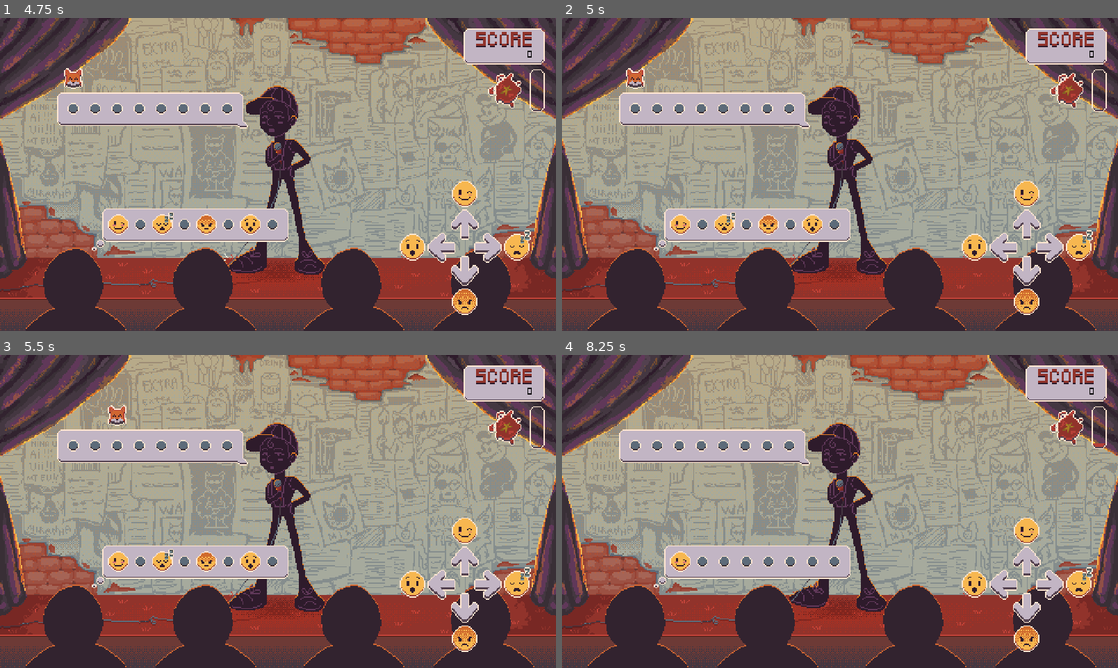
Above: before the commit, frames 1-4 (two rows, left to right).
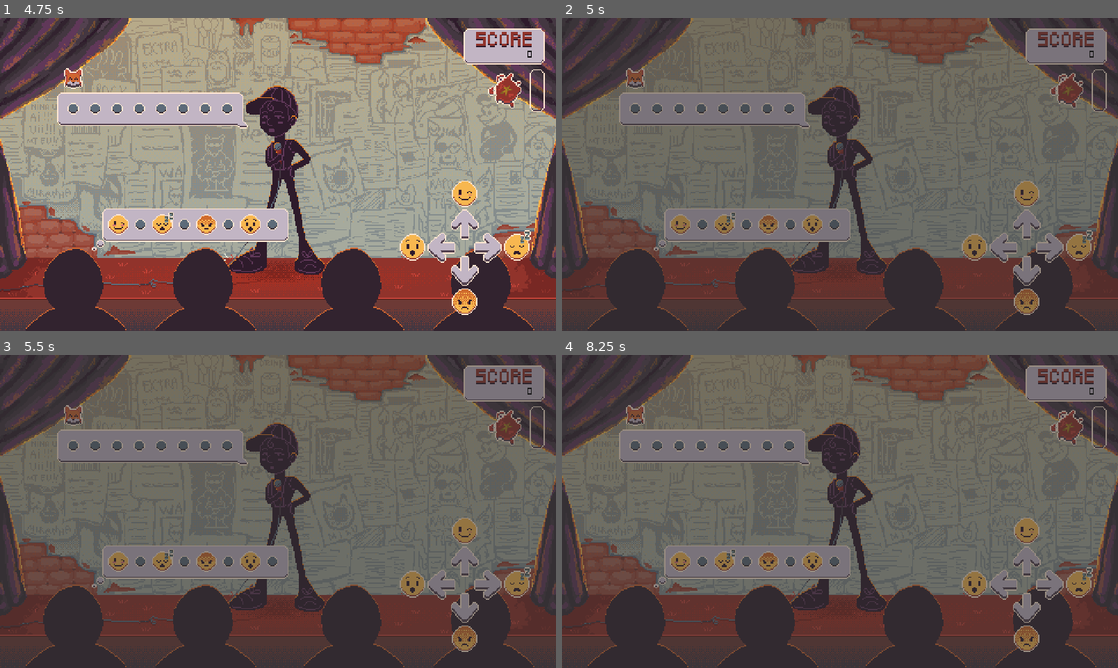
Above: after the commit, the same moments.

Repository: gdp-ufrj/raposo-standup
Game: Godot game, scene res://Scenes/main_menu.tscn
Same seed, same stepped clock (60 frames per second), same inputs: the game is played once before the commit and once after it.
Inputs (mouse positions are in pixels of both pictures, inside the frame that each line leads up to):
- Up to frame 1 (4.75 s): click (150, 171) at 0.5 s; tap Enter at 1.25 s; move the mouse to (400, 158) at 1.27 s; hold Right (RightEmoji) 1.28-2.03 s; tap Space (Confirm) every 0.75 s from 1.35 to 4.35 s; move the mouse to (166, 190) at 2.02 s; hold Down (DownEmoji) 2.03-2.78 s; move the mouse to (333, 105) at 2.77 s; hold Right (RightEmoji) 2.78-3.53 s; move the mouse to (250, 237) at 3.52 s; hold Up (UpEmoji) 3.53-4.28 s; move the mouse to (444, 221) at 4.27 s; hold Left (LeftEmoji) from 4.28 s (still down)
- Up to frame 2 (5 s): keep holding Left (LeftEmoji); tap Escape (ui_cancel) at 4.9 s
- Up to frame 3 (5.5 s): keep holding Left (LeftEmoji); move the mouse to (111, 464) at 5.02 s; tap Space (Confirm) at 5.1 s
- Up to frame 4 (8.25 s): move the mouse to (867, 511) at 5.77 s; release Left (LeftEmoji) at 5.78 s; hold Down (DownEmoji) 5.78-6.53 s; tap Space (Confirm) every 0.75 s from 5.85 to 8.1 s; move the mouse to (756, 433) at 6.52 s; hold Right (RightEmoji) 6.53-7.28 s; move the mouse to (962, 495) at 7.27 s; hold Up (UpEmoji) 7.28-8.03 s; move the mouse to (728, 527) at 8.02 s; hold Right (RightEmoji) from 8.03 s (still down)

Frame 1 is identical in both runs. In frame 2, 77% of the frame differs, in the area x 0-100%, y 0-100%; in frame 3, 77%; in frame 4, 77%.

Commit message:
Pausar jogo

Diff:
--- a/Scenes/gameplay.tscn
+++ b/Scenes/gameplay.tscn
@@ -1,6 +1,7 @@
-[gd_scene load_steps=53 format=3 uid="uid://0qdt2th35cx5"]
+[gd_scene load_steps=55 format=3 uid="uid://0qdt2th35cx5"]
 
 [ext_resource type="Texture2D" uid="uid://btq13nevp1jpf" path="res://Assets/Visual/Player/corpo-Sheet.png" id="1_qckxp"]
+[ext_resource type="Script" path="res://Scripts/gameplay.gd" id="1_ypioa"]
 [ext_resource type="Script" path="res://Scripts/InputControl.gd" id="2_vo60r"]
 [ext_resource type="Texture2D" uid="uid://dg72wonvxhl7g" path="res://Assets/Visual/Player/expressoes-Sheet.png" id="3_rnfnp"]
 [ext_resource type="Texture2D" uid="uid://crqjhk8bxetsb" path="res://Assets/Visual/HUD/Bubbles/baloes-de-fala-principal.png" id="4_2ni4t"]
@@ -9,20 +10,21 @@
 [ext_resource type="Script" path="res://Scripts/Face.gd" id="4_ly0an"]
 [ext_resource type="PackedScene" uid="uid://cuv3fax2qw7x1" path="res://Scenes/gui.tscn" id="5_r6kmo"]
 [ext_resource type="Texture2D" uid="uid://bqhagscsqbmfo" path="res://Assets/Visual/Background/Gameplay/cenariov2.png" id="6_7yq4q"]
-[ext_resource type="Texture2D" uid="uid://cjcukcrl3a008" path="res://Assets/Visual/HUD/Emojis/emojos-mini-Sheet.png" id="6_x1frl"]
-[ext_resource type="Texture2D" uid="uid://b5tlffu2dts4q" path="res://Assets/Visual/HUD/Emojis/emojos-mini-inverso-Sheet.png" id="7_5okgi"]
+[ext_resource type="Texture2D" uid="uid://cjcukcrl3a008" path="res://Assets/Visual/HUD/emojis/emojos-mini-Sheet.png" id="6_x1frl"]
+[ext_resource type="Texture2D" uid="uid://b5tlffu2dts4q" path="res://Assets/Visual/HUD/emojis/emojos-mini-inverso-Sheet.png" id="7_5okgi"]
 [ext_resource type="Texture2D" uid="uid://drxfjoid8pypg" path="res://Assets/Visual/Background/Gameplay/plateia.png" id="10_tvaaw"]
 [ext_resource type="Texture2D" uid="uid://dbqu5p18lw3bh" path="res://Assets/Visual/HUD/Bubbles/baloes-de-pensamento-plateia.png" id="11_xrx2p"]
 [ext_resource type="Texture2D" uid="uid://yxsvp5gqj2um" path="res://Assets/Visual/HUD/Bubbles/baloes-de-PENSAMENTO-plateia-distinto.png" id="12_ccl36"]
-[ext_resource type="Texture2D" uid="uid://y8i6qtdlv2ai" path="res://Assets/Visual/HUD/Emojis/compasso-raposo.png" id="14_mpnjq"]
+[ext_resource type="Texture2D" uid="uid://y8i6qtdlv2ai" path="res://Assets/Visual/HUD/emojis/compasso-raposo.png" id="14_mpnjq"]
 [ext_resource type="Script" path="res://Scripts/Audios.gd" id="15_eju4f"]
 [ext_resource type="AudioStream" uid="uid://bf8pvtkj1wlhp" path="res://Assets/Audio/SFX/palma.mp3" id="15_l0t1s"]
 [ext_resource type="AudioStream" uid="uid://dsqw75w31a6yp" path="res://Assets/Audio/SFX/explosao_generica.mp3" id="18_233go"]
 [ext_resource type="AudioStream" uid="uid://djgl1ub0hf4n" path="res://Assets/Audio/SFX/risadas.mp3" id="19_4aepu"]
-[ext_resource type="Texture2D" uid="uid://bde3b85a7dto" path="res://Assets/Visual/HUD/Gameover/morte.png" id="19_vryei"]
+[ext_resource type="Texture2D" uid="uid://bde3b85a7dto" path="res://Assets/Visual/HUD/gameover/morte.png" id="19_vryei"]
 [ext_resource type="AudioStream" uid="uid://f0noe4ls6b8d" path="res://Assets/Audio/SFX/vaia.mp3" id="20_74lde"]
 [ext_resource type="AudioStream" uid="uid://drwiel3nurvgc" path="res://Assets/Audio/SFX/cricket.mp3" id="21_cxxpw"]
 [ext_resource type="Script" path="res://Scripts/Tutorial.gd" id="22_yj4up"]
+[ext_resource type="Script" path="res://Scripts/game_over.gd" id="24_se2xp"]
 
 [sub_resource type="AtlasTexture" id="AtlasTexture_umpqp"]
 atlas = ExtResource("1_qckxp")
@@ -276,8 +278,11 @@
 }
 
 [node name="Gameplay" type="Node2D"]
-
-[node name="Player" type="AnimatedSprite2D" parent="."]
+process_mode = 3
+script = ExtResource("1_ypioa")
+
+[node name="Player" type="AnimatedSprite2D" parent="." groups=["Pausable"]]
+process_mode = 1
 position = Vector2(240, 135)
 sprite_frames = SubResource("SpriteFrames_h34ev")
 frame_progress = 0.098008
@@ -289,7 +294,8 @@
 animation = &"Happy"
 script = ExtResource("4_ly0an")
 
-[node name="Bubble" type="AnimatedSprite2D" parent="." node_paths=PackedStringArray("timer", "music", "game_over_panel")]
+[node name="Bubble" type="AnimatedSprite2D" parent="." node_paths=PackedStringArray("timer", "music", "game_over_panel") groups=["Pausable"]]
+process_mode = 1
 position = Vector2(240, 135)
 sprite_frames = SubResource("SpriteFrames_jcn8c")
 script = ExtResource("4_d0jyi")
@@ -340,9 +346,9 @@
 position = Vector2(-44, -57)
 sprite_frames = SubResource("SpriteFrames_sx5t2")
 
-[node name="GUI" parent="." instance=ExtResource("5_r6kmo")]
-
-[node name="BackGround" type="Sprite2D" parent="."]
+[node name="GUI" parent="." groups=["Pausable"] instance=ExtResource("5_r6kmo")]
+
+[node name="BackGround" type="Sprite2D" parent="." groups=["Pausable"]]
 z_index = -1
 position = Vector2(240, 135)
 texture = ExtResource("6_7yq4q")
@@ -352,7 +358,8 @@
 z_index = 1
 texture = ExtResource("10_tvaaw")
 
-[node name="Bubble Audience" type="AnimatedSprite2D" parent="."]
+[node name="Bubble Audience" type="AnimatedSprite2D" parent="." groups=["Pausable"]]
+process_mode = 1
 position = Vector2(240, 135)
 sprite_frames = SubResource("SpriteFrames_t04yn")
 metadata/_edit_lock_ = true
@@ -400,7 +407,8 @@
 position = Vector2(-44, -57)
 sprite_frames = SubResource("SpriteFrames_sx5t2")
 
-[node name="Time Indicator" type="Path2D" parent="."]
+[node name="Time Indicator" type="Path2D" parent="." groups=["Pausable"]]
+process_mode = 1
 curve = SubResource("Curve2D_27a04")
 
 [node name="PathFollow2D" type="PathFollow2D" parent="Time Indicator"]
@@ -411,7 +419,8 @@
 sprite_frames = SubResource("SpriteFrames_po63m")
 frame = 1
 
-[node name="Audios" type="Node2D" parent="." node_paths=PackedStringArray("music", "timer")]
+[node name="Audios" type="Node2D" parent="." node_paths=PackedStringArray("music", "timer") groups=["Pausable"]]
+process_mode = 1
 script = ExtResource("15_eju4f")
 music = NodePath("Music")
 timer = NodePath("Timer")
@@ -442,12 +451,13 @@
 stream = ExtResource("21_cxxpw")
 bus = &"SFX"
 
-[node name="GameOver" type="Sprite2D" parent="."]
+[node name="GameOver" type="Sprite2D" parent="." groups=["Pausable"]]
 visible = false
 z_index = 1
 position = Vector2(240, 136)
 rotation = 6.28319
 texture = ExtResource("19_vryei")
+script = ExtResource("24_se2xp")
 
 [node name="AnimationPlayer" type="AnimationPlayer" parent="GameOver"]
 libraries = {
@@ -457,7 +467,8 @@
 [node name="TransitionTimer" type="Timer" parent="GameOver"]
 wait_time = 2.0
 
-[node name="Tutorial" type="Node" parent="."]
+[node name="Tutorial" type="Node" parent="." groups=["Pausable"]]
+process_mode = 1
 script = ExtResource("22_yj4up")
 
 [node name="Timer" type="Timer" parent="Tutorial"]
@@ -471,6 +482,7 @@
 [connection signal="play_music" from="Bubble" to="Audios" method="_on_bubble_play_music"]
 [connection signal="score_increased" from="Bubble" to="GUI" method="_on_bubble_score_increased"]
 [connection signal="stop_music" from="Bubble" to="Audios" method="_on_bubble_stop_music"]
+[connection signal="player_lost" from="GUI" to="." method="_on_gui_player_lost"]
 [connection signal="player_lost" from="GUI" to="Bubble" method="_on_gui_player_lost"]
 [connection signal="timeout" from="Audios/Timer" to="Bubble" method="_on_timer_timeout"]
 [connection signal="timeout" from="GameOver/TransitionTimer" to="Bubble" method="_on_transition_timer_timeout"]
--- a/Scenes/gui.tscn
+++ b/Scenes/gui.tscn
@@ -2,11 +2,11 @@
 
 [ext_resource type="Script" path="res://Scripts/Gui.gd" id="1_lbuu0"]
 [ext_resource type="FontFile" uid="uid://buwkc6nlcdvoa" path="res://Assets/Fonts/Pixeled.ttf" id="2_av3g8"]
-[ext_resource type="Texture2D" uid="uid://dmocqb1cmgwto" path="res://Assets/Visual/HUD/Emojis/roda-de-input1.png" id="2_ctaes"]
-[ext_resource type="Texture2D" uid="uid://dph7aukf55k82" path="res://Assets/Visual/HUD/Vacilômetro/vacilometro-tomate.png" id="2_hmkxe"]
-[ext_resource type="Texture2D" uid="uid://c6mywrjgmqbwq" path="res://Assets/Visual/HUD/Score/SCORE.png" id="3_c237f"]
-[ext_resource type="Texture2D" uid="uid://bdd8yolvx7k5r" path="res://Assets/Visual/HUD/Vacilômetro/vacilometro-over.png" id="3_oqnsn"]
-[ext_resource type="Texture2D" uid="uid://bcut13e5fd8ds" path="res://Assets/Visual/HUD/Vacilômetro/vacilometro-progress.png" id="4_i2e8h"]
+[ext_resource type="Texture2D" uid="uid://dmocqb1cmgwto" path="res://Assets/Visual/HUD/emojis/roda-de-input1.png" id="2_ctaes"]
+[ext_resource type="Texture2D" uid="uid://dph7aukf55k82" path="res://Assets/Visual/HUD/vacilômetro/vacilometro-tomate.png" id="2_hmkxe"]
+[ext_resource type="Texture2D" uid="uid://c6mywrjgmqbwq" path="res://Assets/Visual/HUD/score/SCORE.png" id="3_c237f"]
+[ext_resource type="Texture2D" uid="uid://bdd8yolvx7k5r" path="res://Assets/Visual/HUD/vacilômetro/vacilometro-over.png" id="3_oqnsn"]
+[ext_resource type="Texture2D" uid="uid://bcut13e5fd8ds" path="res://Assets/Visual/HUD/vacilômetro/vacilometro-progress.png" id="4_i2e8h"]
 
 [sub_resource type="Theme" id="Theme_yntkg"]
 default_font = ExtResource("2_av3g8")
@@ -18,7 +18,7 @@
 
 [node name="GUI" type="CanvasLayer" node_paths=PackedStringArray("score_label", "misses_bar")]
 script = ExtResource("1_lbuu0")
-diff_array = [100, 250, 500]
+diff_array = Array[int]([100, 250, 500])
 score_label = NodePath("Control/ReferenceRect/MarginContainer/VBoxContainer/ScoreContainer/TextureRect/ScoreValue")
 misses_bar = NodePath("Control/ReferenceRect/MarginContainer/VBoxContainer/LifeContainer/TextureProgressBar")
 
@@ -95,3 +95,12 @@
 offset_right = 480.0
 offset_bottom = 270.0
 texture = ExtResource("2_ctaes")
+
+[node name="PausedMask" type="ColorRect" parent="Control"]
+layout_mode = 1
+anchors_preset = 15
+anchor_right = 1.0
+anchor_bottom = 1.0
+grow_horizontal = 2
+grow_vertical = 2
+color = Color(0.196078, 0.196078, 0.196078, 0.501961)
--- a/Scripts/Gui.gd
+++ b/Scripts/Gui.gd
@@ -8,8 +8,11 @@
 @export var max_misses : int = 40
 @export var misses_bar : TextureProgressBar
 
+@onready var paused_mask : = $Control/PausedMask
+
 func _ready():
 	misses_bar.max_value = max_misses
+	paused_mask.visible = false
 	update_label()
 
 
@@ -37,3 +40,7 @@
 func game_over():
 	PlayerScore.update_high_score()
 	player_lost.emit()
+
+
+func on_pause(is_paused : bool) -> void :
+	paused_mask.visible = is_paused
--- /dev/null
+++ b/Scripts/gameplay.gd
@@ -0,0 +1,19 @@
+extends Node2D
+
+@onready var gui : = $GUI
+
+var is_over : = false
+var is_paused : = false
+
+func _process(delta: float) -> void:
+	if Input.is_action_just_pressed("ui_cancel"):
+		if is_over: return
+		pause()
+
+func pause() -> void:
+	is_paused = !is_paused
+	get_tree().paused = is_paused
+	gui.on_pause(is_paused)
+
+func _on_gui_player_lost() -> void:
+	is_over = true
--- a/Scripts/score_screen.gd
+++ b/Scripts/score_screen.gd
@@ -4,6 +4,7 @@
 @export var high_score_label : Label
 
 func _ready():
+	get_tree().paused = false
 	final_score_label.text = str(PlayerScore.run_score)
 	high_score_label.text = str(PlayerScore.high_score)
 
--- a/project.godot
+++ b/project.godot
@@ -12,7 +12,7 @@
 
 config/name="Standup Raposo"
 run/main_scene="res://Scenes/main_menu.tscn"
-config/features=PackedStringArray("4.2", "Forward Plus")
+config/features=PackedStringArray("4.3", "Forward Plus")
 config/icon="res://Assets/icon.svg"
 
 [autoload]
@@ -35,15 +35,15 @@
 
 ui_accept={
 "deadzone": 0.5,
-"events": [Object(InputEventKey,"resource_local_to_scene":fa …(174 unchanged characters)… l_keycode":0,"key_label":0,"unicode":0,"echo":false,"script":null)
-, Object(InputEventKey,"resource_local_to_scene":false,"reso …(165 unchanged characters)… l_keycode":0,"key_label":0,"unicode":0,"echo":false,"script":null)
-, Object(InputEventKey,"resource_local_to_scene":false,"resource_name":"","device":0,"window_id":0,"alt_pressed":false,"shift_pressed":false,"ctrl_pressed":false,"meta_pressed":false,"pressed":false,"keycode":32,"physical_keycode":0,"key_label":0,"unicode":32,"echo":false,"script":null)
+"events": [Object(InputEventKey,"resource_local_to_scene":fa …(174 unchanged characters)… l_keycode":0,"key_label":0,"unicode":0,"location":0,"echo":false,"script":null)
+, Object(InputEventKey,"resource_local_to_scene":false,"reso …(165 unchanged characters)… l_keycode":0,"key_label":0,"unicode":0,"location":0,"echo":false,"script":null)
+, Object(InputEventKey,"resource_local_to_scene":false,"resource_name":"","device":0,"window_id":0,"alt_pressed":false,"shift_pressed":false,"ctrl_pressed":false,"meta_pressed":false,"pressed":false,"keycode":32,"physical_keycode":0,"key_label":0,"unicode":32,"location":0,"echo":false,"script":null)
 , Object(InputEventJoypadButton,"resource_local_to_scene":false,"resource_name":"","device":0,"button_index":0,"pressure":0.0,"pressed":false,"script":null)
 ]
 }
 UpEmoji={
 "deadzone": 0.5,
-"events": [Object(InputEventKey,"resource_local_to_scene":fa …(174 unchanged characters)… ode":4194320,"key_label":0,"unicode":0,"echo":false,"script":null)
+"events": [Object(InputEventKey,"resource_local_to_scene":fa …(174 unchanged characters)… ode":4194320,"key_label":0,"unicode":0,"location":0,"echo":false,"script":null)
 , Object(InputEventJoypadButton,"resource_local_to_scene":false,"resource_name":"","device":-1,"button_index":3,"pressure":0.0,"pressed":false,"script":null)
 , Object(InputEventJoypadButton,"resource_local_to_scene":false,"resource_name":"","device":-1,"button_index":11,"pressure":0.0,"pressed":false,"script":null)
 , Object(InputEventJoypadMotion,"resource_local_to_scene":false,"resource_name":"","device":-1,"axis":1,"axis_value":-1.0,"script":null)
@@ -51,7 +51,7 @@
 }
 DownEmoji={
 "deadzone": 0.5,
-"events": [Object(InputEventKey,"resource_local_to_scene":fa …(174 unchanged characters)… ode":4194322,"key_label":0,"unicode":0,"echo":false,"script":null)
+"events": [Object(InputEventKey,"resource_local_to_scene":fa …(174 unchanged characters)… ode":4194322,"key_label":0,"unicode":0,"location":0,"echo":false,"script":null)
 , Object(InputEventJoypadButton,"resource_local_to_scene":false,"resource_name":"","device":-1,"button_index":0,"pressure":0.0,"pressed":false,"script":null)
 , Object(InputEventJoypadButton,"resource_local_to_scene":false,"resource_name":"","device":-1,"button_index":12,"pressure":0.0,"pressed":true,"script":null)
 , Object(InputEventJoypadMotion,"resource_local_to_scene":false,"resource_name":"","device":-1,"axis":1,"axis_value":1.0,"script":null)
@@ -59,7 +59,7 @@
 }
 RightEmoji={
 "deadzone": 0.5,
-"events": [Object(InputEventKey,"resource_local_to_scene":fa …(174 unchanged characters)… ode":4194321,"key_label":0,"unicode":0,"echo":false,"script":null)
+"events": [Object(InputEventKey,"resource_local_to_scene":fa …(174 unchanged characters)… ode":4194321,"key_label":0,"unicode":0,"location":0,"echo":false,"script":null)
 , Object(InputEventJoypadButton,"resource_local_to_scene":false,"resource_name":"","device":-1,"button_index":1,"pressure":0.0,"pressed":false,"script":null)
 , Object(InputEventJoypadButton,"resource_local_to_scene":false,"resource_name":"","device":-1,"button_index":14,"pressure":0.0,"pressed":true,"script":null)
 , Object(InputEventJoypadMotion,"resource_local_to_scene":false,"resource_name":"","device":-1,"axis":0,"axis_value":1.0,"script":null)
@@ -67,7 +67,7 @@
 }
 LeftEmoji={
 "deadzone": 0.5,
-"events": [Object(InputEventKey,"resource_local_to_scene":fa …(174 unchanged characters)… ode":4194319,"key_label":0,"unicode":0,"echo":false,"script":null)
+"events": [Object(InputEventKey,"resource_local_to_scene":fa …(174 unchanged characters)… ode":4194319,"key_label":0,"unicode":0,"location":0,"echo":false,"script":null)
 , Object(InputEventJoypadButton,"resource_local_to_scene":false,"resource_name":"","device":-1,"button_index":2,"pressure":0.0,"pressed":false,"script":null)
 , Object(InputEventJoypadButton,"resource_local_to_scene":false,"resource_name":"","device":-1,"button_index":13,"pressure":0.0,"pressed":true,"script":null)
 , Object(InputEventJoypadMotion,"resource_local_to_scene":false,"resource_name":"","device":-1,"axis":0,"axis_value":-1.0,"script":null)
@@ -75,10 +75,10 @@
 }
 Confirm={
 "deadzone": 0.5,
-"events": [Object(InputEventKey,"resource_local_to_scene":fa …(171 unchanged characters)… keycode":32,"key_label":0,"unicode":32,"echo":false,"script":null)
+"events": [Object(InputEventKey,"resource_local_to_scene":fa …(171 unchanged characters)… keycode":32,"key_label":0,"unicode":32,"location":0,"echo":false,"script":null)
 , Object(InputEventJoypadButton,"resource_local_to_scene":false,"resource_name":"","device":-1,"button_index":0,"pressure":0.0,"pressed":false,"script":null)
 , Object(InputEventMouseButton,"resource_local_to_scene":false,"resource_name":"","device":-1,"window_id":0,"alt_presse …(244 unchanged characters)…
-, Object(InputEventKey,"resource_local_to_scene":false,"reso …(166 unchanged characters)… ode":4194309,"key_label":0,"unicode":0,"echo":false,"script":null)
+, Object(InputEventKey,"resource_local_to_scene":false,"reso …(166 unchanged characters)… ode":4194309,"key_label":0,"unicode":0,"location":0,"echo":false,"script":null)
 ]
 }
 
